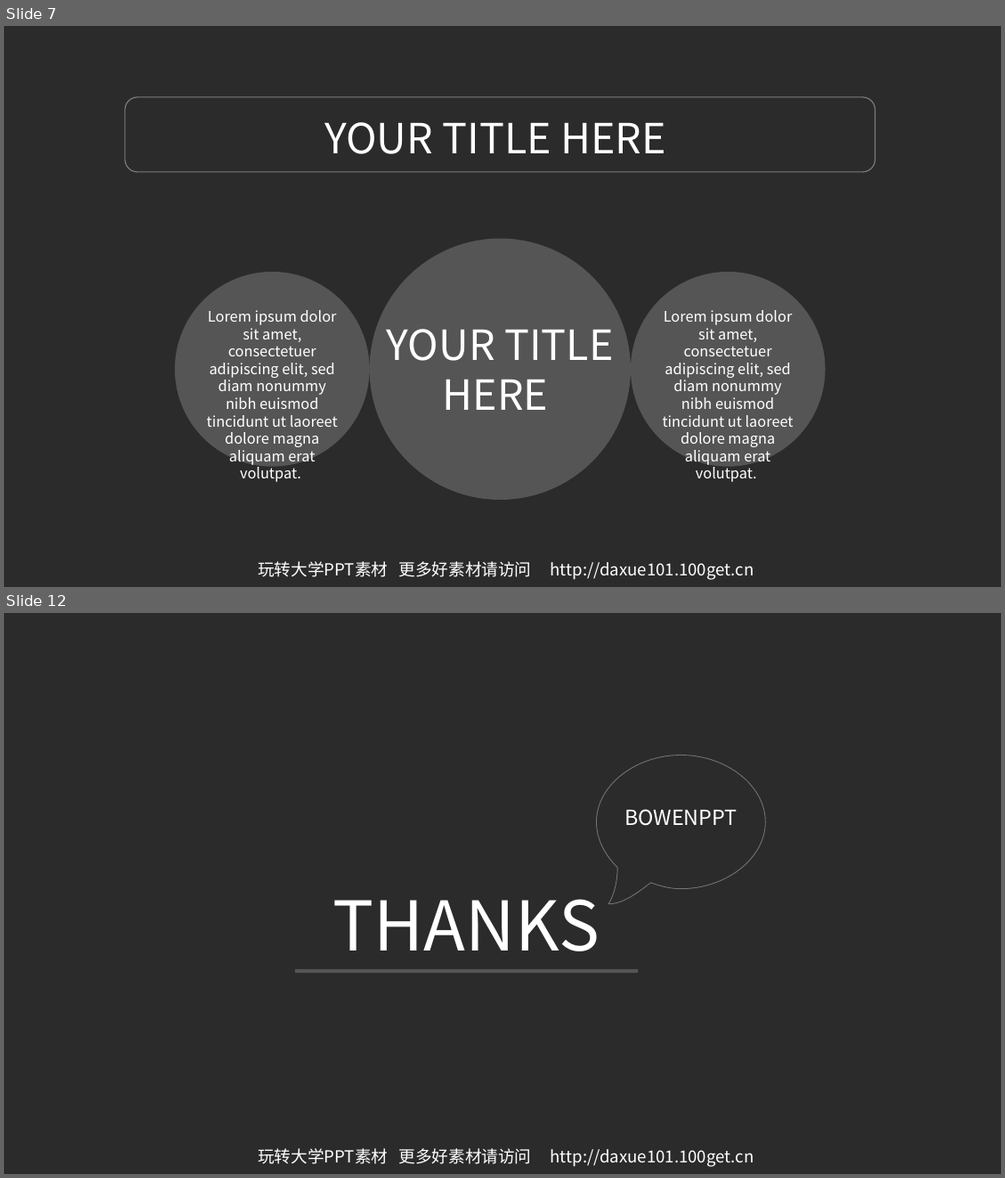
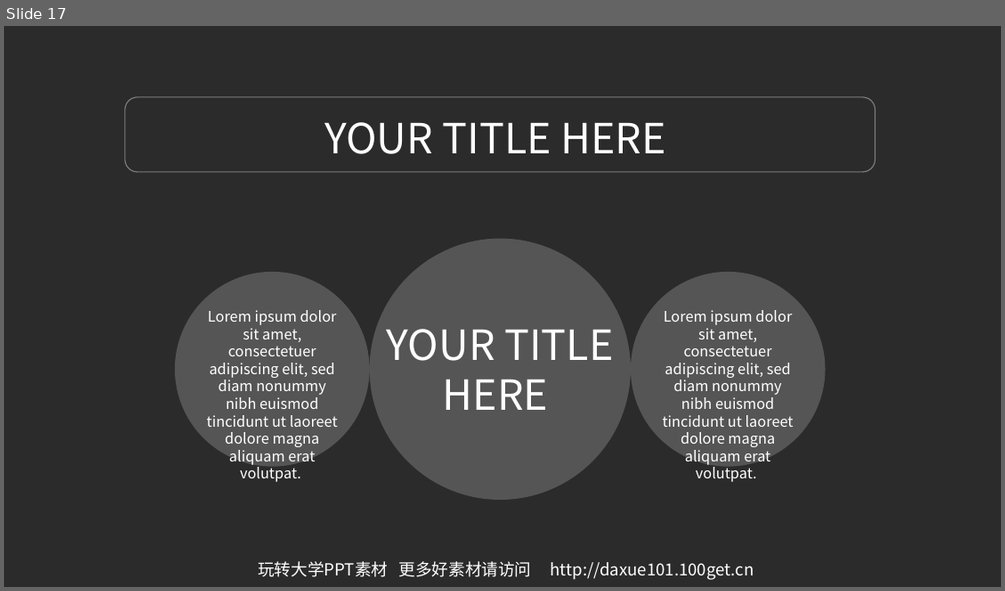
Before and after one commit to JengTallis/ECJam-1, a slide deck: 03.玩转大学PPT高档模板-IOS风格简约蓝ppt模板.ppt. Shown one above the other, each under a label of ours: slides 7 and 12 before the commit, slide 17 after it; the slides between them are not shown. The pictures are 1005x1178 and 1005x591 pixels, drawn with LibreOffice and Linux fonts; fonts in the diff are those of the drawing; background and template pictures are left out; a plain dark background stands for a picture behind light text. Boxes give left, top, right and bottom in pixels: in the first picture for what was removed or moved away, otherwise in the second. Text is boxed around its words. In the diff, an @@ line names an element or a change of style, - is before the commit and + after.

```diff
--- a/03.玩转大学PPT高档模板-IOS风格简约蓝ppt模板.ppt
+++ b/03.玩转大学PPT高档模板-IOS风格简约蓝ppt模板.ppt
@@ slide 12 removed at bbox=[4, 613, 1001, 1174], background picture (left out) @@
@@ freeform shape removed at bbox=[596, 755, 765, 904] @@
@@ text removed at bbox=[624, 809, 737, 826] @@
-BOWENPPT
@@ text removed at bbox=[333, 899, 599, 951] @@
-THANKS
@@ rectangle removed at bbox=[295, 969, 638, 973] @@
@@ text removed at bbox=[258, 1148, 754, 1167] @@
-玩转大学PPT素材 更多好素材请访问 http://daxue101.100get.cn
@@ what was slide 7 is now slide 17 @@
```
Also in this commit, not shown: 5 slides changed, 13 slides added, 3 other slides removed, 1 other file.
